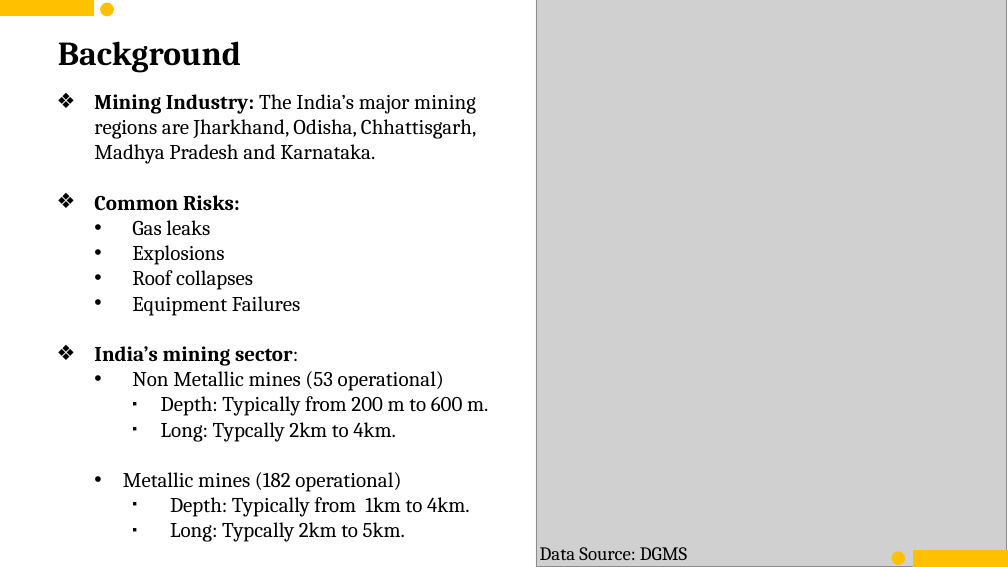
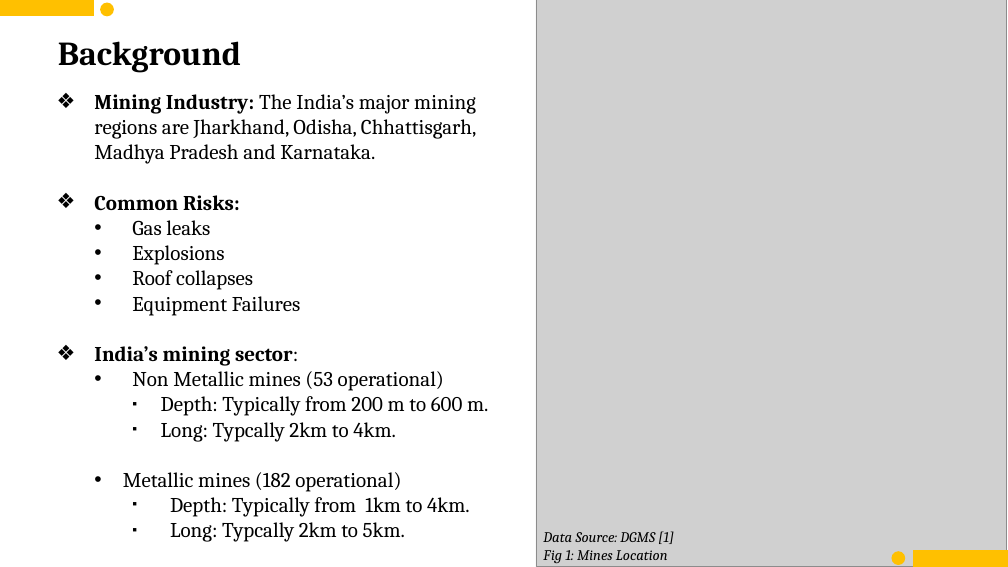
Before and after one commit to imshubhamcodex/ql--resources, a slide deck: slide 3 of mid_sem_RL_interM.pptx. Drawn at 1008x567 pixels with LibreOffice and Linux fonts; fonts in the diff are those of the drawing; grey boxes stand for pictures. Boxes give left, top, right and bottom in pixels: in the first picture for what was removed or moved away, otherwise in the second. Text is boxed around its words. In the diff, an @@ line names an element or a change of style, - is before the commit and + after.

```diff
--- a/mid_sem_RL_interM.pptx
+++ b/mid_sem_RL_interM.pptx
@@ text at <box>543,531,674,564</box>: text changed; size 18 to 14 pt; italic on @@
-Data Source: DGMS
+Data Source: DGMS [1]
+Fig 1: Mines Location
```
Also in this commit, not shown: 15 other slides changed.
